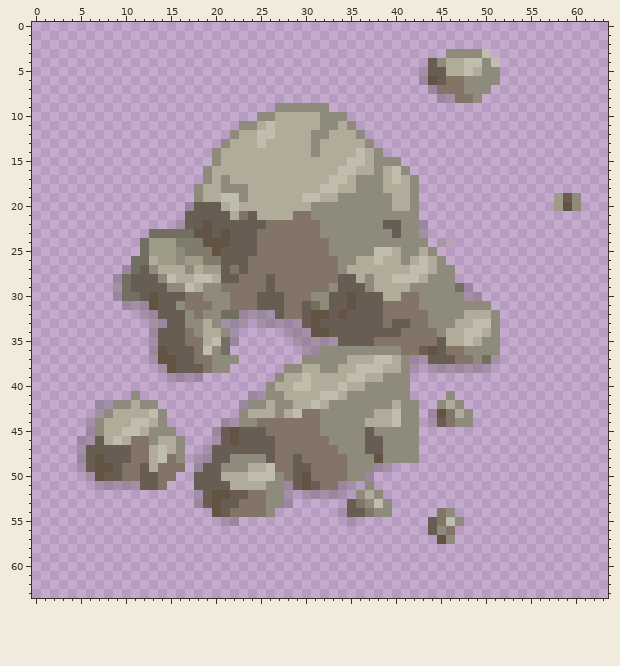
File history of a pixel-art sprite, Spel_Projekt_1/Assets/Sprites/Lekplats/Objects/Rocks1.png. That is the earlier state.
The file is 64x64 pixels. Pixels under 10% opacity are left out. Colours within 5 levels of each other are drawn and written as one.
After:
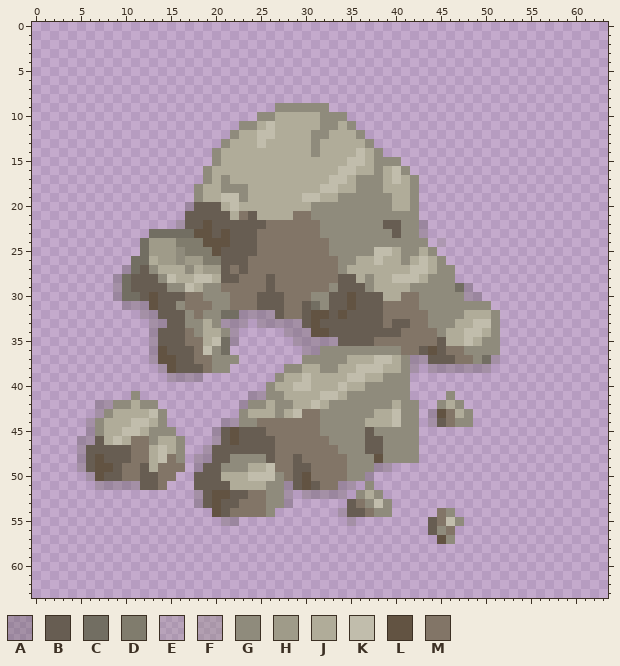
Palette (. is transparent): A #59544f4d  B #675d52  C #726e62  D #807c6d  E #8f8b7c38  F #8f8b7c57  G #8f8b7c  H #9f9b89  J #b0ac99  K #c1bdac  L #625342  M #827567
The edit:
The edit turns colour F into colour E in row 24 at x 45.
Colour A is gone in rows 5 to 6 at x 43; in row 7 at x 44; in row 8 at x 45 to 46.
Colour B is gone in row 4 at x 44; in row 5 at x 44 to 45; in row 6 at x 45; in row 19 at x 59.
Colour E is gone in row 24 at x 46.
Colour G is gone in row 3 at x 46 to 49; in row 4 at x 45 and 50; in row 5 at x 50 to 51; in row 6 at x 48 to 51; in row 7 at x 48 to 50; in row 8 at x 49.
Colour G is gone in rows 19 to 20 at x 60.
Colour H is gone in rows 19 to 20 at x 58.
Colour J is gone in row 4 at x 46 to 47; in row 5 at x 46 to 47 and 49.
Colour K is gone in row 3 at x 50; in row 4 at x 48 to 49 and 51; in row 5 at x 48.
Colour L is gone in row 6 at x 44; in row 20 at x 59.
Colour M is gone in row 6 at x 46 to 47; in row 7 at x 45 to 47; in row 8 at x 47 to 48.
